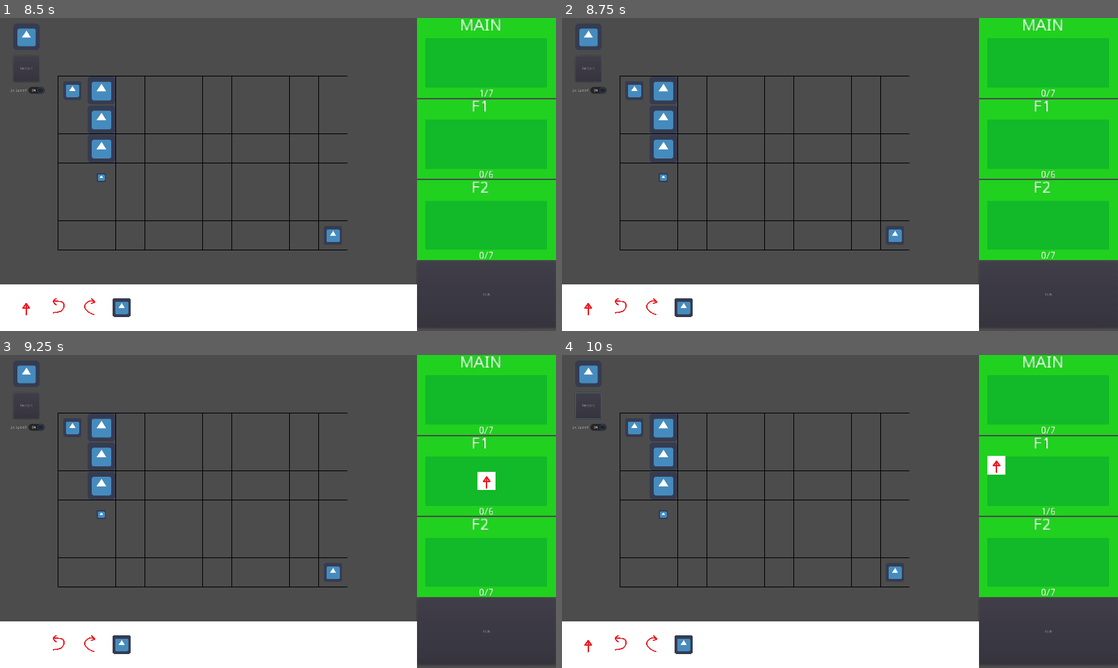
Above: before the commit, frames 1-4 (two rows, left to right).
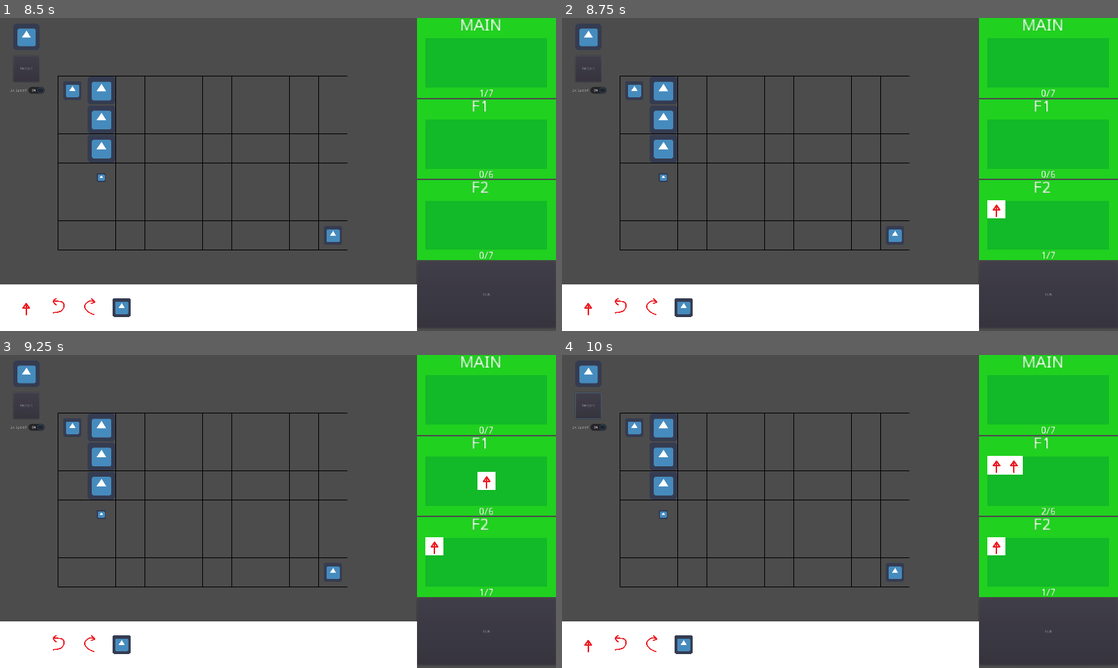
Above: after the commit, the same moments.

Repository: The-Koopalings/Flee_The_Factory
Game: Godot game, scene res://Scenes/Levels/ProofOfConcept.tscn
Same seed, same stepped clock (60 frames per second), same inputs: the game is played once before the commit and once after it. The engine's default icon, where the game draws it, is replaced by a stand-in: a white triangle on a blue panel in a dark square.
Inputs (mouse positions are in pixels of both pictures, inside the frame that each line leads up to):
- Up to frame 1 (8.5 s): click "Restart" at 0.5 s; click "Restart" at 1.25 s; click "Restart" at 2 s; click "2x Speed" at 2.75 s; click "RUN" at 3.5 s; click (27, 36) at 4.25 s; tap Enter at 5, 6.5 s; drag from (489, 61) to (100, 177) at 5.02 s; tap Space at 5.75, 7.25 s; drag from (489, 143) to (100, 177) at 5.77 s; move the mouse to (489, 224) at 6.52 s; hold Right (ui_right) 6.53-7.25 s; click (489, 224) at 6.67 s; drag from (27, 305) to (489, 61) at 7.27 s; drag from (433, 46) to (489, 224) at 8.02 s
- Up to frame 2 (8.75 s): no input
- Up to frame 3 (9.25 s): drag from (27, 642) to (489, 480) at 8.77 s
- Up to frame 4 (10 s): move the mouse to (995, 464) at 9.52 s; hold Down (ui_down) from 9.53 s (still down); click (995, 464) at 9.67 s

Frame 1 is identical in both runs. In frame 2, 0.2% of the frame differs, in the area x 76-87%, y 58-77%; in frame 3, 0.2%; in frame 4, 0.4%, in the area x 76-88%, y 32-77%.

Commit message:
Slight change to area_entered() code for FunctionBlockArea to fix post-Restart bug

Diff:
--- a/Scripts/Level_Components/IDE_Elements/FunctionBlockArea.gd
+++ b/Scripts/Level_Components/IDE_Elements/FunctionBlockArea.gd
@@ -32,13 +32,12 @@
 
 #Area2D enters a function area
 func _on_FunctionBlockArea_area_entered(area):
-	if CodeBlock == null:
+	if area.name != "CodeBlock":
 		CodeBlock = area
 
 
 #Area2D leaves a function area
 func _on_FunctionBlockArea_area_exited(area):
-	CodeBlock = null
 	#Remove code block from IDE
 	if justCreated:
 		justCreated = false
